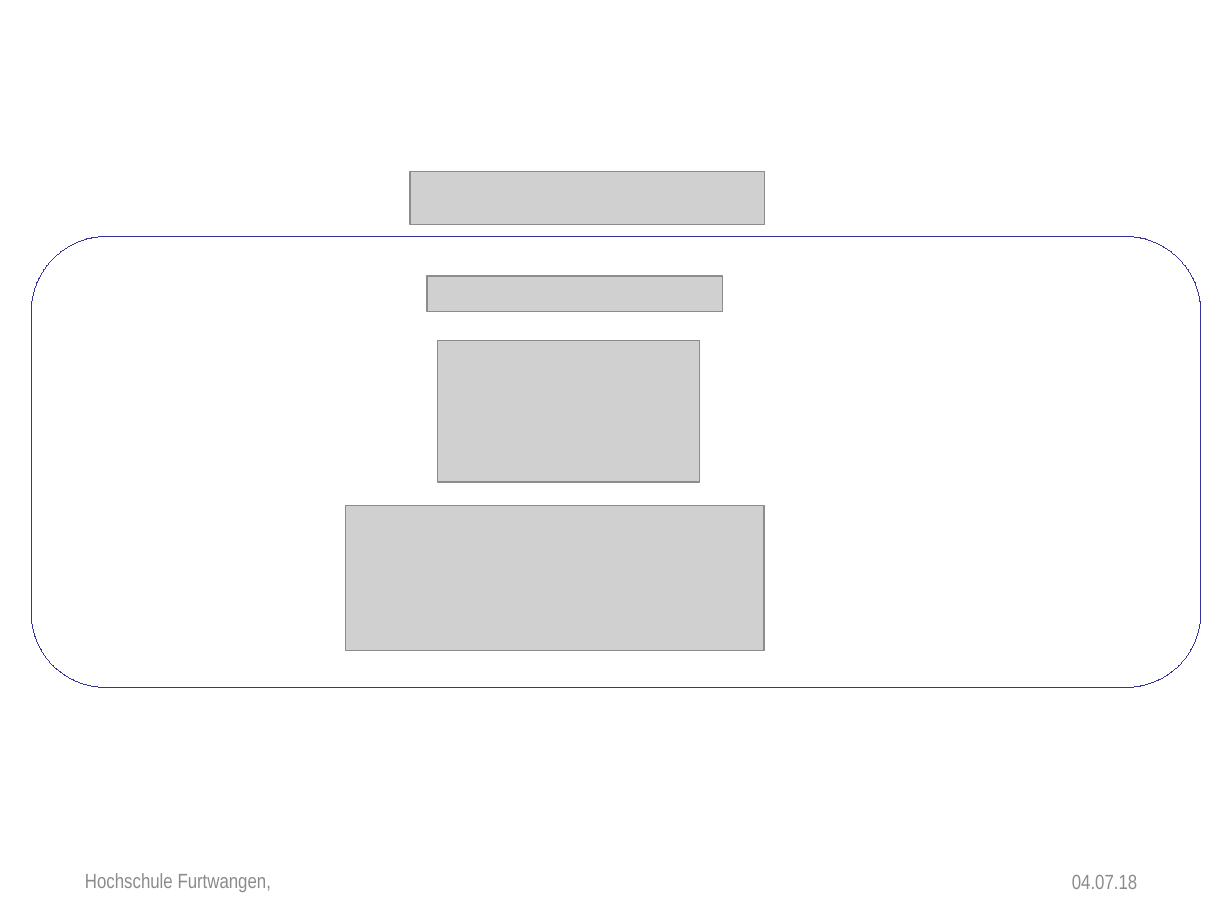
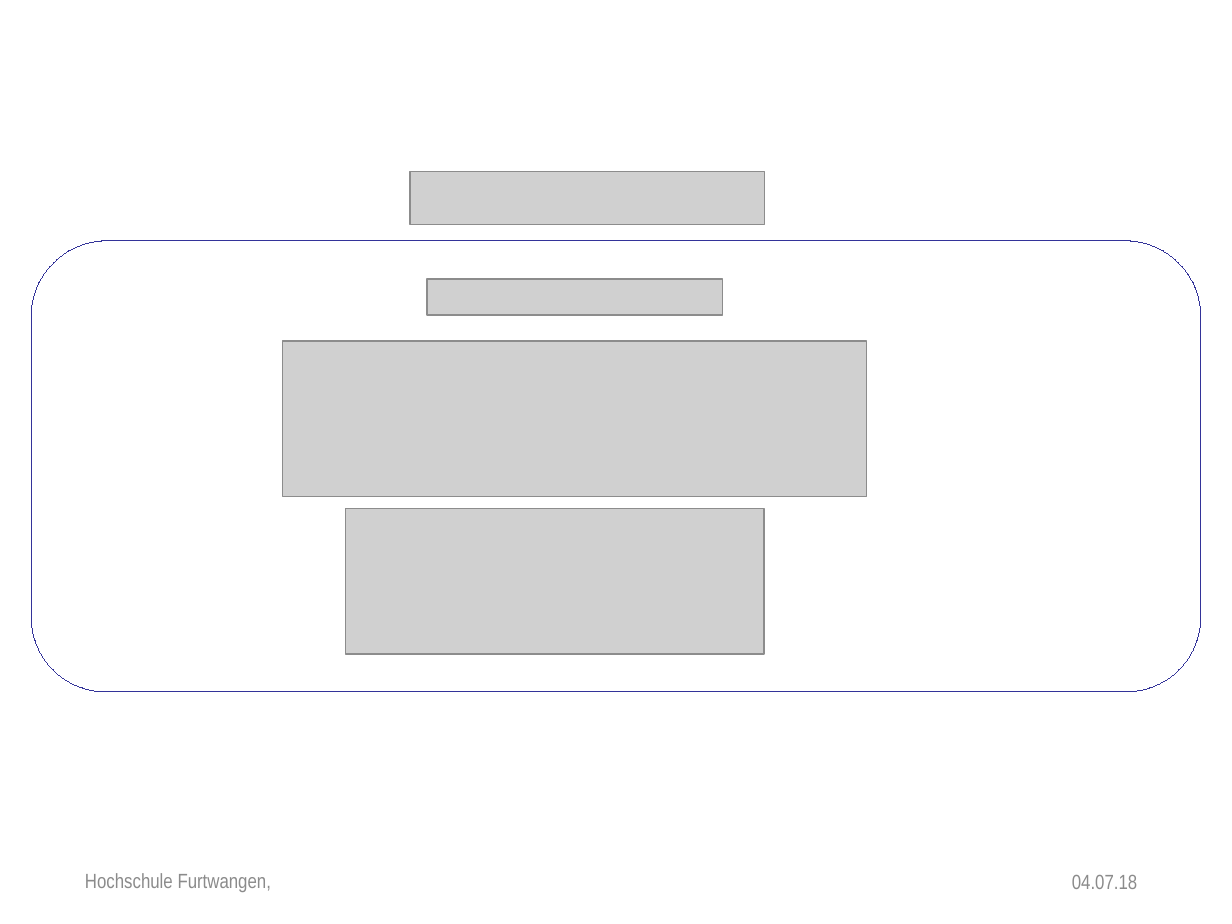
Before and after one commit to anjak610/MasterDuCC, a slide deck: slide 6 of Thesis/Disputation/PowerPointPresentation/New_Dispo_HFU_Design.pptx. Drawn at 1232x924 pixels with LibreOffice and Linux fonts; fonts in the diff are those of the drawing; grey boxes stand for pictures; background and template pictures are left out. Boxes give left, top, right and bottom in pixels: in the first picture for what was removed or moved away, otherwise in the second. Text is boxed around its words. In the diff, an @@ line names an element or a change of style, - is before the commit and + after.

```diff
--- a/Thesis/Disputation/PowerPointPresentation/New_Dispo_HFU_Design.pptx
+++ b/Thesis/Disputation/PowerPointPresentation/New_Dispo_HFU_Design.pptx
@@ rounded rectangle "Hello": place and size @@
-rounded rectangle "Hello" at (31, 237, 1200, 687)
+rounded rectangle "Hello" at (31, 241, 1200, 692)
@@ picture added at (283, 341, 867, 496) @@
@@ picture removed at (437, 340, 700, 482) @@
@@ picture: place and size @@
-picture at (345, 505, 764, 650)
+picture at (345, 509, 764, 654)
```
Also in this commit, not shown: 2 other slides changed, 1 other file.
